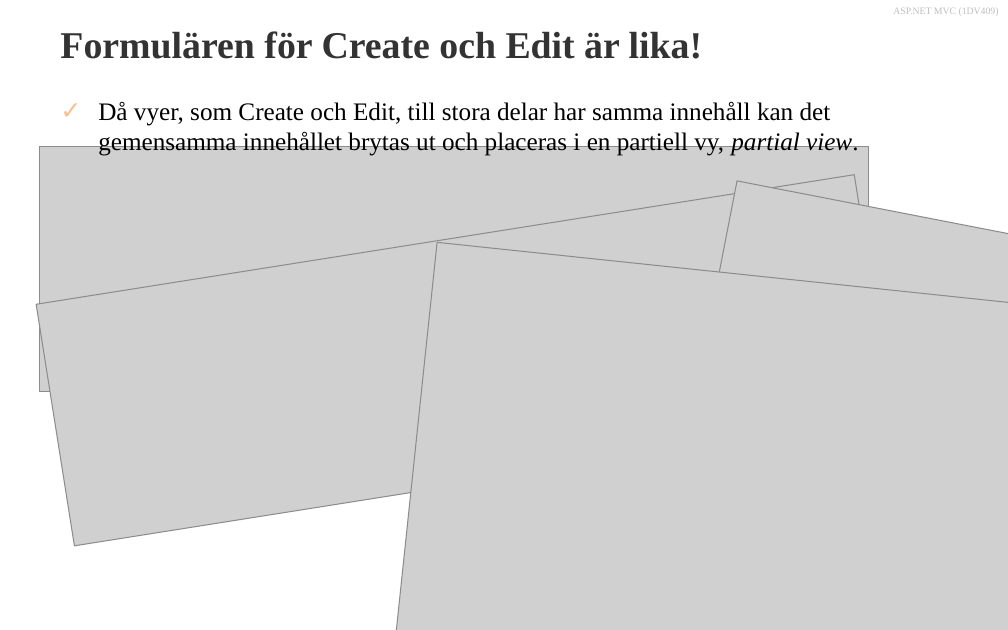
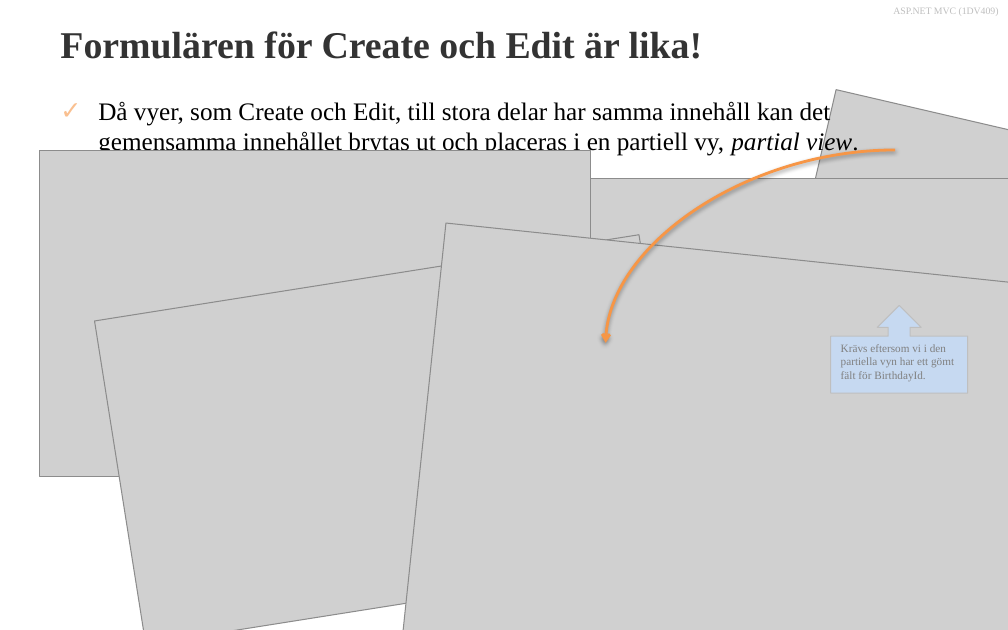
Before and after one commit to 1dv409/kursmaterial, a slide deck: slide 12 of Presentationsmaterial/Dokument/1.6 CRUD, Layout Pages och Partial Views.pptx (slide 11 before the commit). Drawn at 1008x630 pixels with LibreOffice and Linux fonts; fonts in the diff are those of the drawing; grey boxes stand for pictures; background and template pictures are left out. Boxes give left, top, right and bottom in pixels: in the first picture for what was removed or moved away, otherwise in the second. Text is boxed around its words. In the diff, an @@ line names an element or a change of style, - is before the commit and + after.

```diff
--- a/Presentationsmaterial/Dokument/1.6 CRUD, Layout Pages och Partial Views.pptx
+++ b/Presentationsmaterial/Dokument/1.6 CRUD, Layout Pages och Partial Views.pptx
@@ picture added at (775, 89, 1008, 404) @@
@@ picture removed at (36, 175, 893, 546) @@
@@ picture: place and size @@
-picture at (39, 147, 869, 392)
+picture at (39, 150, 591, 477)
@@ picture at (562, 178, 1008, 586): rotation 11 to 0 degrees @@
@@ curved arrow added from (895, 150) to (606, 343), #F79646 2 pt @@
@@ picture added at (95, 235, 691, 630) @@
@@ picture: place and size @@
-picture at (392, 243, 1008, 630)
+picture at (393, 223, 1008, 630)
@@ up arrow callout added at (831, 305, 968, 393), fill #C6D9F1, outline #BFBFBF 0.75 pt, 8 pt, text #808080 @@
+Krävs eftersom vi i den partiella vyn har ett gömt fält för BirthdayId.
```
Also in this commit, not shown: 2 other slides changed, 1 slide added, 17 other files.
